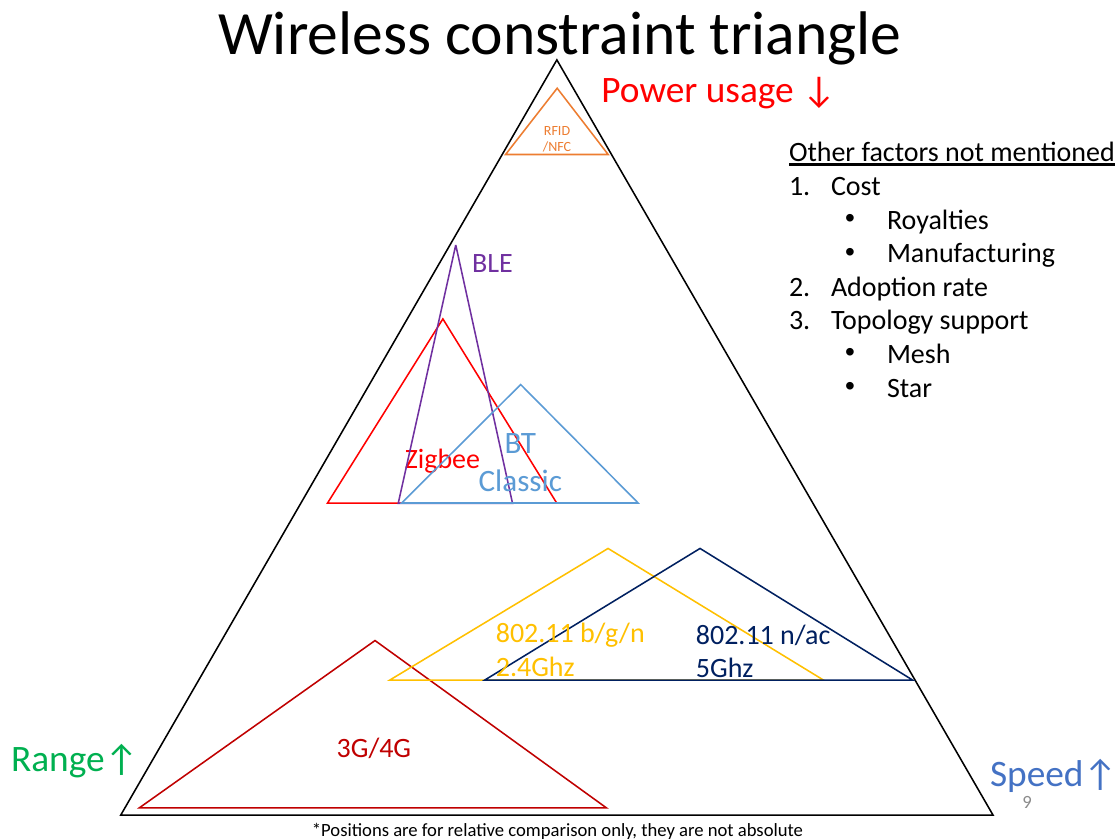
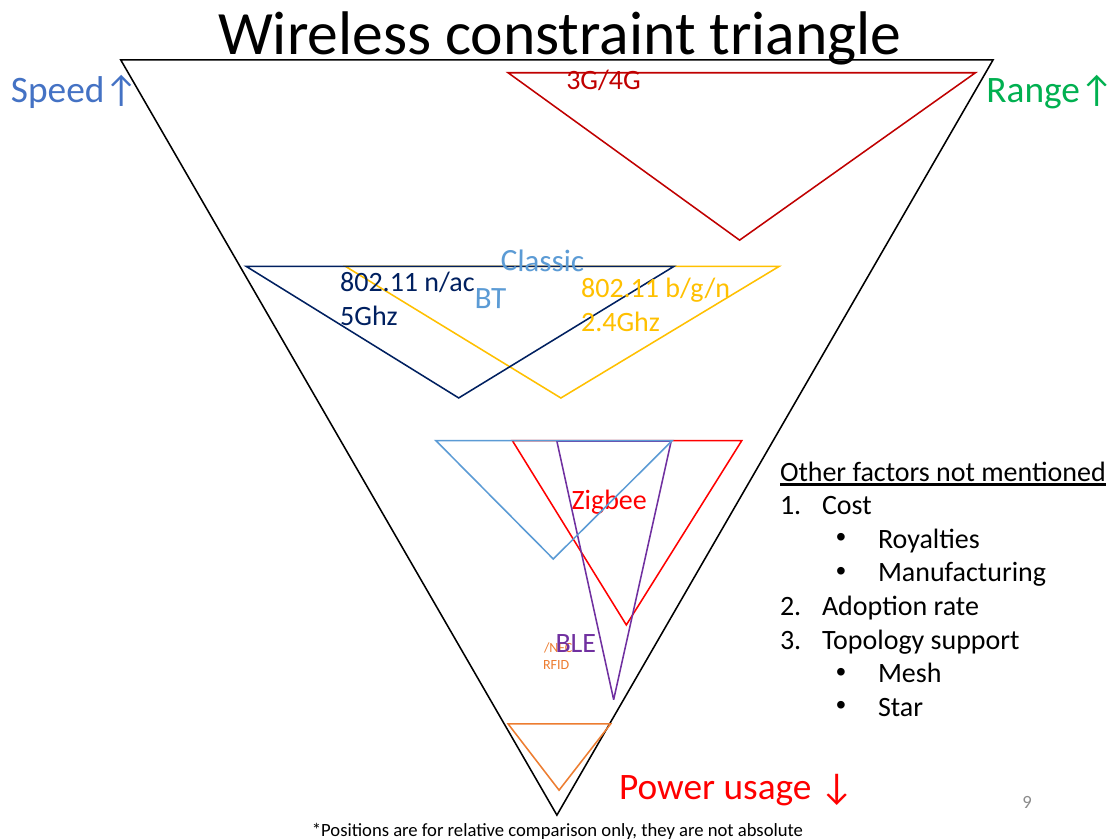
Before and after one commit to yeokm1/intro-to-ble, a slide deck: slide 9 of intro to ble.pptx. Drawn at 1120x840 pixels with LibreOffice and Linux fonts; fonts in the diff are those of the drawing. Boxes give left, top, right and bottom in pixels: in the first picture for what was removed or moved away, otherwise in the second. Text is boxed around its words. In the diff, an @@ line names an element or a change of style, - is before the commit and + after.

Commit message:
adjusted triangle

```diff
--- a/intro to ble.pptx
+++ b/intro to ble.pptx
@@ text "Speed↑" rewrapped from (990,759,1117,792) to (11,71,138,108) @@
@@ text "Range↑" rewrapped from (11,744,138,778) to (986,71,1113,109) @@
@@ text "802.11 n/ac": place and size @@
-text "802.11 n/ac" at (696,620,830,681)
+text "802.11 n/ac" at (340,268,474,332)
@@ text "802.11 b/g/n": place and size @@
-text "802.11 b/g/n" at (496,619,645,681)
+text "802.11 b/g/n" at (581,275,730,338)
@@ rotation 0 to 180 degrees in 7 elements at (436,440,672,559), (121,59,993,814), (512,440,741,625), (508,73,976,240), (345,267,778,398), (246,267,674,398), (557,441,671,700) @@
@@ text "Other factors not mentioned": place and size @@
-text "Other factors not mentioned" at (789,141,1114,398)
+text "Other factors not mentioned" at (780,461,1105,717)
@@ text "BLE": place and size @@
-text "BLE" at (472,254,513,272)
+text "BLE" at (556,634,597,652)
@@ triangle "RFID/NFC" at (508,724,612,790): vertical alignment middle to bottom; rotation 0 to 180 degrees @@
@@ text "Power usage ↓": place and size @@
-text "Power usage ↓" at (601,78,794,109)
+text "Power usage ↓" at (619,775,812,806)
```
Also in this commit, not shown: 2 other slides changed, 1 other file.
